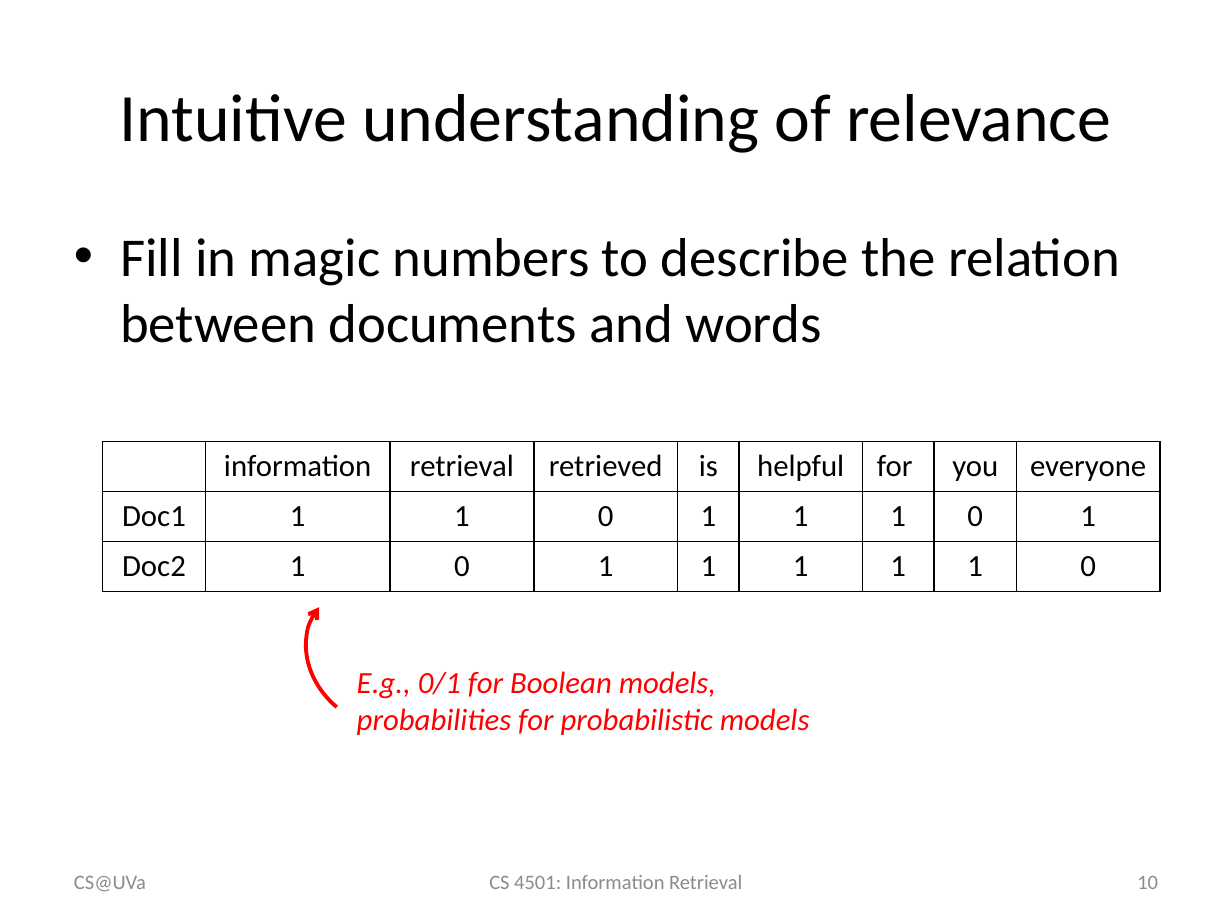
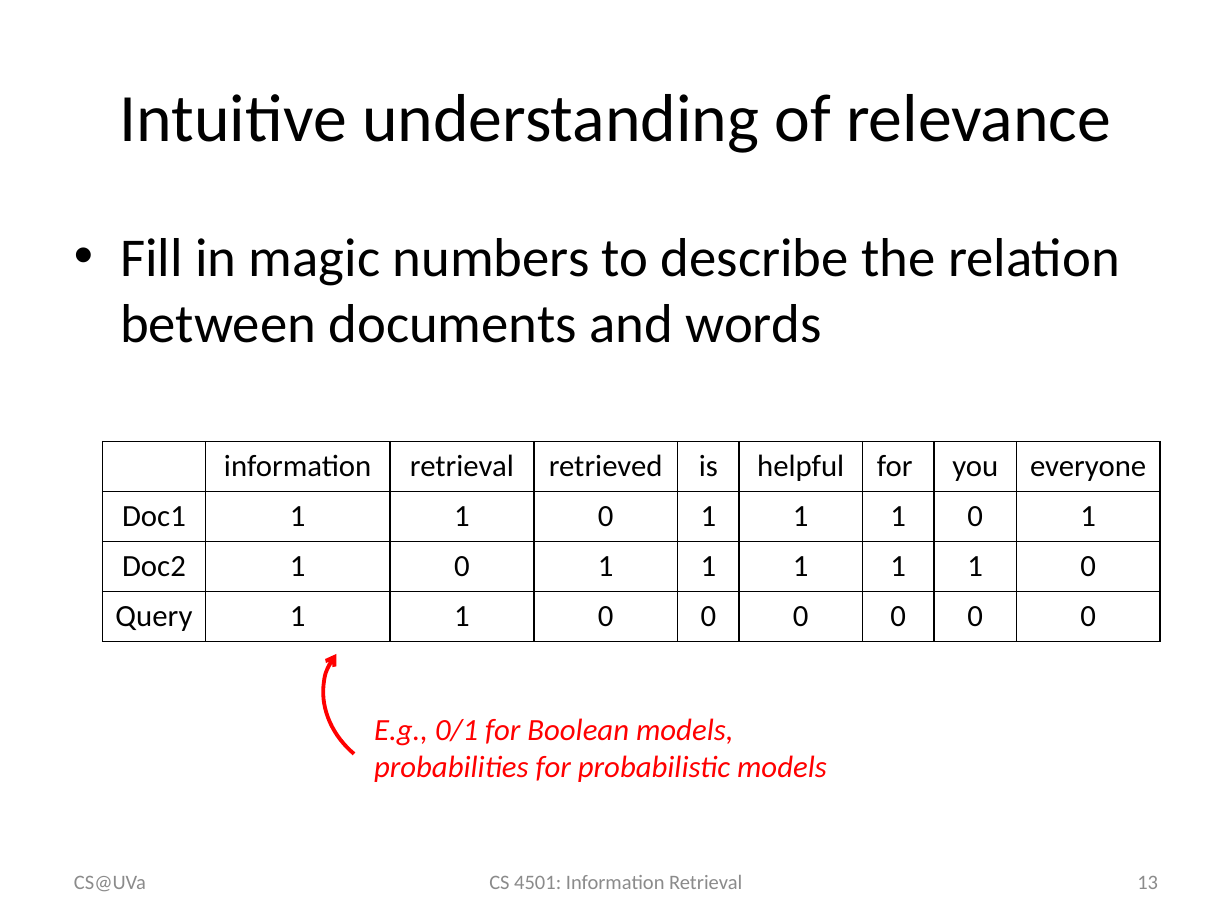
Before and after one commit to wang296/IR2015, a slide deck: slide 13 of docs/Boolean&VS model.pptx (slide 10 before the commit). Drawn at 1232x924 pixels with LibreOffice and Linux fonts; fonts in the diff are those of the drawing. Boxes give left, top, right and bottom in pixels: in the first picture for what was removed or moved away, otherwise in the second. Text is boxed around its words. In the diff, an @@ line names an element or a change of style, - is before the commit and + after.

```diff
--- a/docs/Boolean&VS model.pptx
+++ b/docs/Boolean&VS model.pptx
@@ table at <box>102,441,1161,638</box> @@
+row 4: Query | 1 | 1 | 0 | 0 | 0 | 0 | 0 | 0
@@ arc (boxed as its full ellipse): place and size @@
-arc (boxed as its full ellipse) at <box>277,557,480,757</box>
+arc (boxed as its full ellipse) at <box>294,604,497,803</box>
@@ text "E.g., 0/1 for Boolean models, ...": place and size @@
-text "E.g., 0/1 for Boolean models, ..." at <box>357,671,810,735</box>
+text "E.g., 0/1 for Boolean models, ..." at <box>374,718,827,782</box>
@@ page number at <box>1137,876,1158,889</box>: text changed @@
-10
+13
```
Also in this commit, not shown: 3 other slides changed, 4 slides added, 4 other files.
